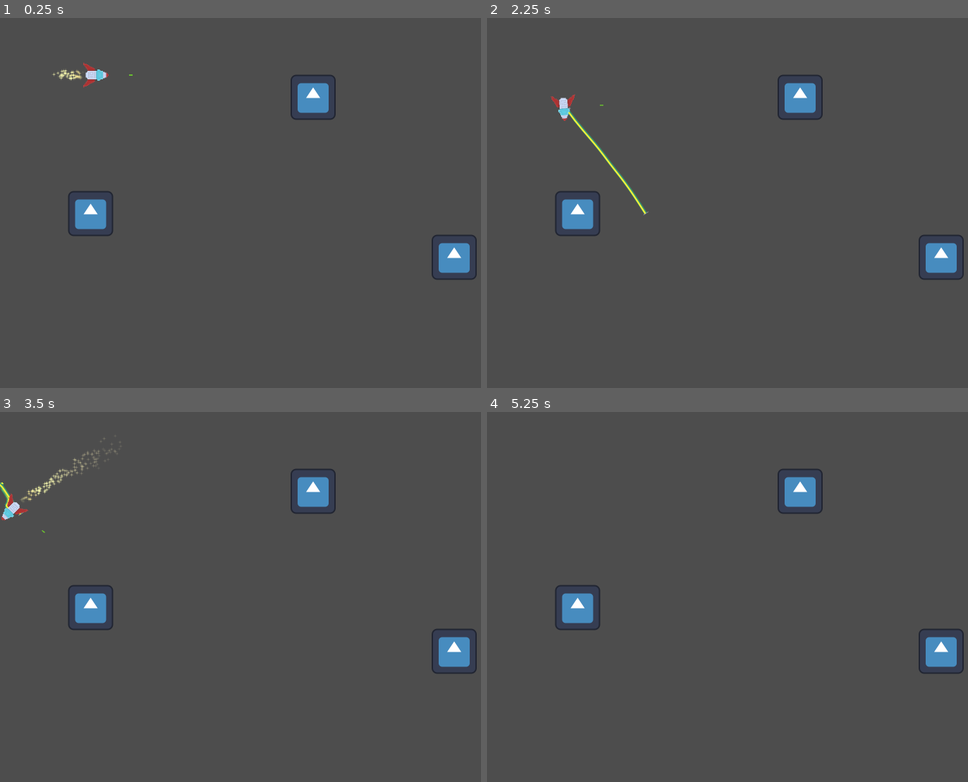
Above: before the commit, frames 1-4 (two rows, left to right).
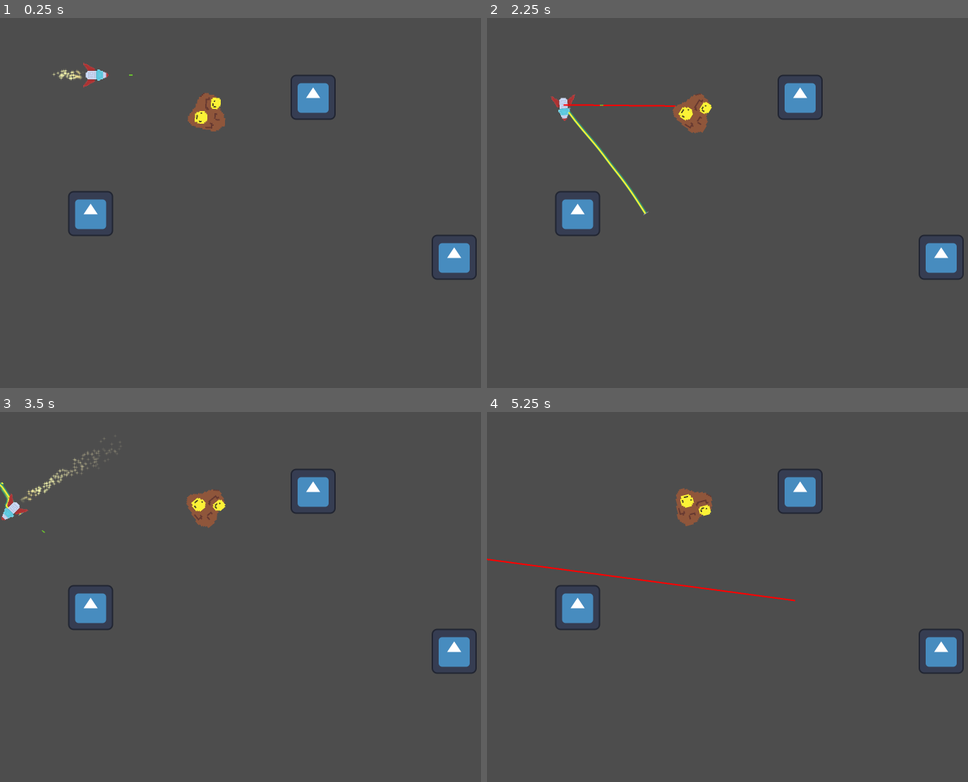
Above: after the commit, the same moments.

Repository: Bromeon/LudumDare54
Game: Godot game, scene res://Playground/ShipTetherPlayground.tscn
The game is run twice, just before and just after one commit, with the same random seed, the same clock (stepped at 60 frames per second) and the same inputs. This scene is started directly instead of the project's main scene. The engine's default icon, where the game draws it, is replaced by a stand-in: a white triangle on a blue panel in a dark square.
Inputs (mouse positions are in pixels of both pictures, inside the frame that each line leads up to):
- Up to frame 1 (0.25 s): no input
- Up to frame 2 (2.25 s): move the mouse to (891, 184) at 0.52 s; hold D (Right) 0.53-1.28 s; hold Right mouse button (ShootLaser, bound only after the commit) 0.53-1.28 s; move the mouse to (655, 228) at 1.27 s; hold Ctrl (Brake) 1.28-2.03 s; tap Space (ShootTether) at 1.35 s; right-click (655, 228) at 1.55 s; move the mouse to (823, 106) at 2.02 s; hold D (Right) from 2.03 s (still down); hold Right mouse button (ShootLaser, bound only after the commit) from 2.03 s (still down)
- Up to frame 3 (3.5 s): move the mouse to (254, 689) at 2.77 s; release D (Right) at 2.78 s; release Right mouse button (ShootLaser, bound only after the commit) at 2.78 s; hold W (Up) from 2.78 s (still down); right-click (254, 689) at 2.85 s
- Up to frame 4 (5.25 s): move the mouse to (939, 667) at 3.52 s; release W (Up) at 3.53 s; hold Right mouse button (ShootLaser, bound only after the commit) 3.53-4.28 s; hold A (Left) 3.53-5.03 s; tap Space (ShootTether) at 3.6 s; move the mouse to (597, 534) at 4.27 s; right-click (597, 534) at 4.35 s; move the mouse to (799, 600) at 5.02 s; hold Ctrl (Brake) from 5.03 s (still down); hold Right mouse button (ShootLaser, bound only after the commit) from 5.03 s (still down)

The runs differ from the first frame. In frame 1, 0.6% of the frame differs, in the area x 39-47%, y 20-31%; in frame 2, 0.7%; in frame 3, 0.6%; in frame 4, 0.9%, in the area x 0-65%, y 20-52%.

Commit message:
IMA FIRIN MAH LAZ0R

Diff:
--- a/Playground/ShipTetherPlayground.tscn
+++ b/Playground/ShipTetherPlayground.tscn
@@ -1,8 +1,9 @@
-[gd_scene load_steps=5 format=3 uid="uid://bxj2xvpt4mcrt"]
+[gd_scene load_steps=6 format=3 uid="uid://bxj2xvpt4mcrt"]
 
 [ext_resource type="PackedScene" uid="uid://d1fv40ekxbg68" path="res://Scenes/PlayerShip/PlayerShip.tscn" id="1_lth6u"]
 [ext_resource type="Script" path="res://Playground/ShipTetherPlayground.gd" id="1_x2kn0"]
 [ext_resource type="Texture2D" uid="uid://bj1vd0ditgkx5" path="res://Assets/Textures/icon.svg" id="2_8unn6"]
+[ext_resource type="PackedScene" uid="uid://c4rgrpq3etg1w" path="res://Scenes/MiningSpot/MiningSpot.tscn" id="4_45b4f"]
 
 [sub_resource type="RectangleShape2D" id="RectangleShape2D_xvkhl"]
 size = Vector2(92, 98)
@@ -52,3 +53,6 @@
 [node name="CollisionShape2D" type="CollisionShape2D" parent="Anchor3"]
 shape = SubResource("RectangleShape2D_xvkhl")
 metadata/_edit_lock_ = true
+
+[node name="MiningSpot" parent="." instance=ExtResource("4_45b4f")]
+position = Vector2(589, 369)
--- a/Scenes/MiningSpot/MinedResource.tscn
+++ b/Scenes/MiningSpot/MinedResource.tscn
@@ -9,5 +9,4 @@
 
 [node name="Mineral1" type="Sprite2D" parent="."]
 texture_filter = 1
-scale = Vector2(0.25, 0.25)
 texture = ExtResource("1_5bp0o")
--- a/Scenes/MiningSpot/MiningSpot.gd
+++ b/Scenes/MiningSpot/MiningSpot.gd
@@ -4,7 +4,7 @@
 
 @export var ROTATION_SPEED: float = 0.5
 @export var RESOURCE_SPREAD: float = 0.1
-@export var HP_PER_DROP: float = 10
+@export var HP_PER_DROP: float = 2
 @export var RESOURCE_YIELD: int = 5
 
 # The asteroid will drop one mineral each time its HP reaches zero.
@@ -16,6 +16,7 @@
 	self.rotate(delta * ROTATION_SPEED)
 
 func deal_damage_tick(hit_pos: Vector2, hit_normal: Vector2, strength: float):
+	print(hp)
 	# Damage is applied per tick
 	hp -= strength
 	if hp <= 0:
@@ -30,10 +31,10 @@
 # Drop a resource
 func drop_resource(hit_pos: Vector2, hit_normal: Vector2):
 	var spread = Vector2(randf_range(-1, 1), randf_range(-1, 1)) * RESOURCE_SPREAD
-	var shoot_direction = (-hit_normal + spread).normalized()
+	var shoot_direction = (hit_normal + spread).normalized()
 	var resource = MinedResource.instantiate()
 	get_parent().add_child(resource)
 	resource.global_position = hit_pos + shoot_direction * 5
-	resource.apply_impulse(shoot_direction * 10)
+	resource.apply_impulse(shoot_direction * 50)
 	resource.rotation_speed = randf_range(-1, 1) * 2
 	resource.rotation_degrees = randf_range(0, 360)
--- a/Scenes/MiningSpot/MiningSpot.tscn
+++ b/Scenes/MiningSpot/MiningSpot.tscn
@@ -10,7 +10,7 @@
 size = Vector2(35, 20.5)
 
 [node name="MiningSpot" type="StaticBody2D"]
-position = Vector2(39, 34)
+scale = Vector2(3, 3)
 collision_layer = 4
 script = ExtResource("1_bjivk")
 ROTATION_SPEED = 0.25
--- /dev/null
+++ b/Scenes/PlayerShip/Laser.gd
@@ -0,0 +1,19 @@
+extends Node2D
+
+var start: Vector2
+var end: Vector2
+
+func set_endpoints(start_: Vector2, end_: Vector2):
+	start = start_
+	end = end_
+
+func _process(delta):
+	if self.visible:
+		queue_redraw()
+
+# TODO: Use real drawing code, this is a placeholder
+func _draw():
+	var global_tr_inv = self.global_transform.inverse()
+	var start_ = global_tr_inv * start
+	var end_ = global_tr_inv * end
+	draw_line(start_, end_, Color(1, 0, 0), 4)
--- /dev/null
+++ b/Scenes/PlayerShip/Laser.tscn
@@ -0,0 +1,6 @@
+[gd_scene load_steps=2 format=3 uid="uid://b7w7gp4xklp85"]
+
+[ext_resource type="Script" path="res://Scenes/PlayerShip/Laser.gd" id="1_su6c4"]
+
+[node name="Laser" type="Node2D"]
+script = ExtResource("1_su6c4")
--- a/Scenes/PlayerShip/PlayerShip.gd
+++ b/Scenes/PlayerShip/PlayerShip.gd
@@ -94,6 +94,12 @@
 		tether_shoot_cooldown_timer -= delta
 	if Input.is_action_just_pressed("ShootTether"):
 		shoot_tether()
+	if Input.is_action_pressed("ShootLaser"):
+		$Laser.visible = true
+		shoot_laser_tick(delta)
+	else:
+		$Laser.set_endpoints(Vector2.ZERO, Vector2.ZERO)
+		$Laser.visible = false
 
 func do_aim():
 	var aim_dir_joy = Input.get_vector("AimLeft", "AimRight", "AimUp", "AimDown")
@@ -126,6 +132,27 @@
 	tethers.append(tether)
 	tether.connect("attached_to", _on_tether_attached)
 
+func shoot_laser_tick(delta):
+	var dss = get_world_2d().direct_space_state
+	var params = PhysicsRayQueryParameters2D.new()
+	params.collide_with_bodies = true
+	params.collision_mask = 0x4 # Asteroid layer
+	params.from = self.global_position
+	params.to = self.global_position + aim_dir * 1000
+
+	var result = dss.intersect_ray(params)
+	if result.has("collider"):
+		var asteroid = result["collider"]
+		asteroid.deal_damage_tick(
+			result.position,
+			result.normal,
+			delta,
+		)
+		$Laser.set_endpoints(self.global_position, result.position)
+	else:
+		$Laser.set_endpoints(self.global_position, params.to)
+
+
 func setup_initial_tether(other_ship):
 	var tether = Tether.instantiate()
 	add_child(tether)
--- a/Scenes/PlayerShip/PlayerShip.tscn
+++ b/Scenes/PlayerShip/PlayerShip.tscn
@@ -1,9 +1,10 @@
-[gd_scene load_steps=10 format=3 uid="uid://d1fv40ekxbg68"]
+[gd_scene load_steps=11 format=3 uid="uid://d1fv40ekxbg68"]
 
 [ext_resource type="Script" path="res://Scenes/PlayerShip/PlayerShip.gd" id="1_7ccbx"]
 [ext_resource type="Texture2D" uid="uid://cq7rs1xmf34tu" path="res://Assets/Sprites/Aim.png" id="2_k584m"]
 [ext_resource type="Texture2D" uid="uid://3cdvaycogfao" path="res://Assets/Sprites/Player_V1.png" id="3_cfrxs"]
 [ext_resource type="Texture2D" uid="uid://bs2rgajkf8udq" path="res://Assets/Sprites/Particles/Spark.png" id="4_1ibpj"]
+[ext_resource type="PackedScene" uid="uid://b7w7gp4xklp85" path="res://Scenes/PlayerShip/Laser.tscn" id="5_4wjfk"]
 
 [sub_resource type="CapsuleShape2D" id="CapsuleShape2D_w5qtl"]
 radius = 11.5079
@@ -78,3 +79,5 @@
 amount = 200
 process_material = SubResource("ParticleProcessMaterial_c30dl")
 texture = ExtResource("4_1ibpj")
+
+[node name="Laser" parent="." instance=ExtResource("5_4wjfk")]
--- a/project.godot
+++ b/project.godot
@@ -80,6 +80,14 @@
 "deadzone": 0.5,
 "events": [Object(InputEventKey,"resource_local_to_scene":false,"resource_name":"","device":-1,"window_id":0,"alt_pressed":false,"shift_pressed":false,"ctrl_pressed":false,"meta_pressed":false,"pressed":false,"keycode":0,"physical_keycode":32,"key_label":0,"unicode":32,"echo":false,"script":null)
 , Object(InputEventJoypadMotion,"resource_local_to_scene":false,"resource_name":"","device":-1,"axis":5,"axis_value":1.0,"script":null)
+, Object(InputEventMouseButton,"resource_local_to_scene":false,"resource_name":"","device":-1,"window_id":0,"alt_pressed":false,"shift_pressed":false,"ctrl_pressed":false,"meta_pressed":false,"button_mask":1,"position":Vector2(157, 17),"global_position":Vector2(161, 60),"factor":1.0,"button_index":1,"canceled":false,"pressed":true,"double_click":false,"script":null)
+]
+}
+ShootLaser={
+"deadzone": 0.5,
+"events": [Object(InputEventMouseButton,"resource_local_to_scene":false,"resource_name":"","device":-1,"window_id":0,"alt_pressed":false,"shift_pressed":false,"ctrl_pressed":false,"meta_pressed":false,"button_mask":2,"position":Vector2(114, 20),"global_position":Vector2(118, 63),"factor":1.0,"button_index":2,"canceled":false,"pressed":true,"double_click":false,"script":null)
+, Object(InputEventKey,"resource_local_to_scene":false,"resource_name":"","device":-1,"window_id":0,"alt_pressed":false,"shift_pressed":false,"ctrl_pressed":false,"meta_pressed":false,"pressed":false,"keycode":0,"physical_keycode":4194325,"key_label":0,"unicode":0,"echo":false,"script":null)
+, Object(InputEventJoypadMotion,"resource_local_to_scene":false,"resource_name":"","device":-1,"axis":4,"axis_value":1.0,"script":null)
 ]
 }
 
